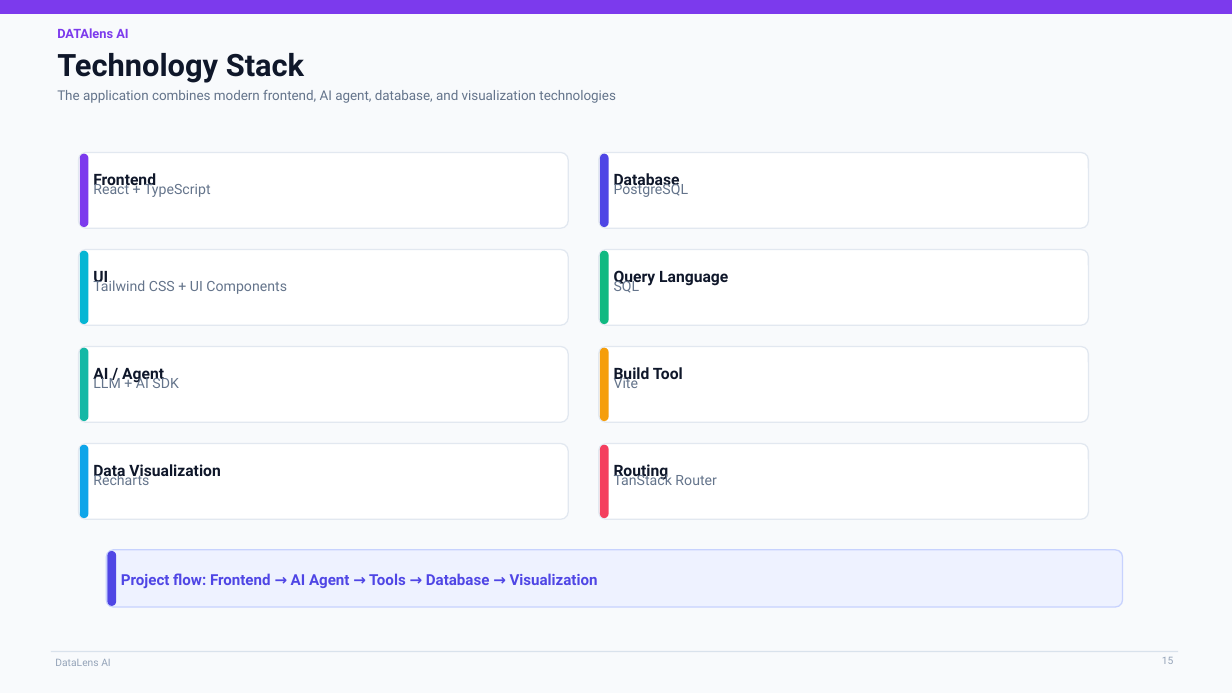
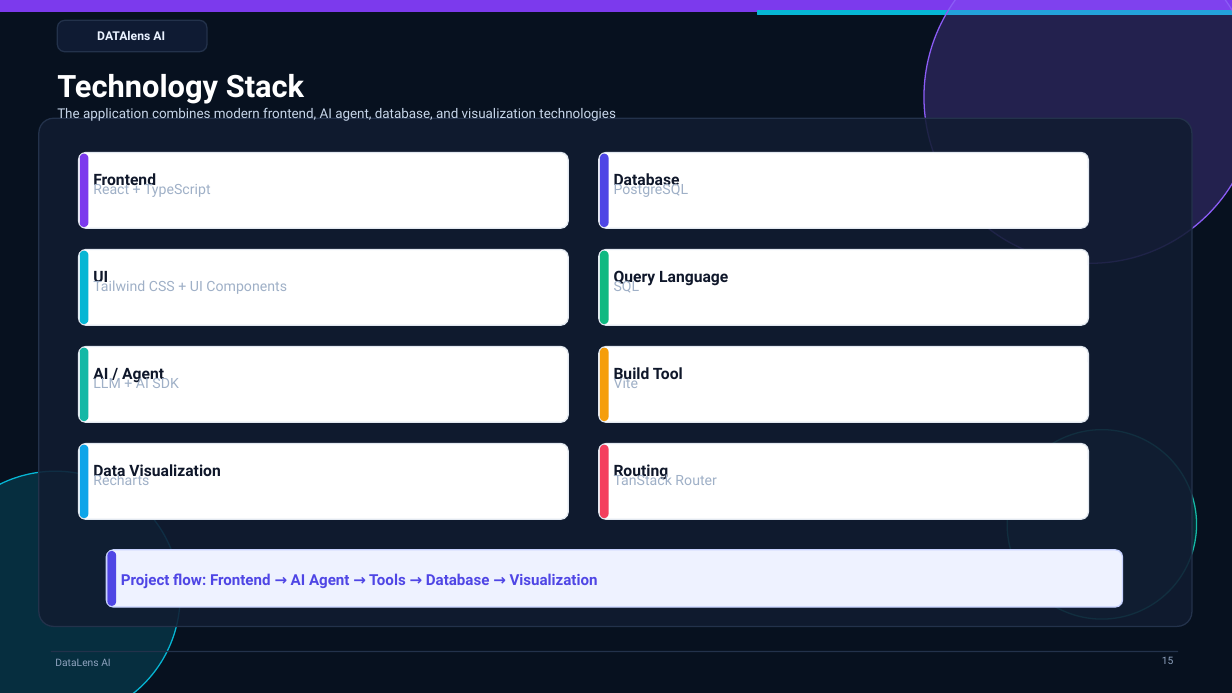
Before and after one commit to sachin20072909/Arduino-learning-journey.., a slide deck: slide 15 of docs/DataLens_AI_Professional_Presentation.pptx. Drawn at 1232x693 pixels with LibreOffice and Linux fonts; fonts in the diff are those of the drawing. Boxes give left, top, right and bottom in pixels: in the first picture for what was removed or moved away, otherwise in the second. Text is boxed around its words. In the diff, an @@ line names an element or a change of style, - is before the commit and + after.

Commit message:
Refresh DataLens presentation theme

```diff
--- a/docs/DataLens_AI_Professional_Presentation.pptx
+++ b/docs/DataLens_AI_Professional_Presentation.pptx
@@ background #F8FAFC to #07111F @@
@@ rounded rectangle added at (57, 20, 207, 52), fill #0F1B33, outline #23324B 1 pt @@
@@ rectangle added at (758, 11, 1232, 15), fill #06B6D4, outline #06B6D4 1 pt @@
@@ ellipse added at (924, 0, 1232, 263), fill #8B5CF6 at 22% opacity, outline #8B5CF6 1 pt @@
@@ text "DATAlens AI": place and size @@
-text "DATAlens AI" at (57, 28, 128, 38)
+text "DATAlens AI" at (97, 31, 165, 40)
@@ text "DATAlens AI" at (97, 31, 165, 40): size 10 to 9.5 pt, text colour #7C3AED to #EAF2FF; alignment left to centre @@
@@ text "Technology Stack": place and size @@
-text "Technology Stack" at (57, 53, 304, 83)
+text "Technology Stack" at (57, 74, 304, 104)
@@ text "Technology Stack" at (57, 74, 304, 104): text colour #0F172A to #FFFFFF @@
@@ rounded rectangle added at (39, 118, 1192, 627), fill #111C31 at 88% opacity, outline #23324B 1 pt @@
@@ text "The application combines modern frontend, ...": place and size @@
-text "The application combines modern frontend, ..." at (57, 90, 616, 103)
+text "The application combines modern frontend, ..." at (57, 108, 616, 121)
@@ text "The application combines modern frontend, ..." at (57, 108, 616, 121): text colour #64748B to #C7D6EA @@
@@ ellipse added at (1007, 430, 1197, 619), fill #14B8A6 at 16% opacity, outline #14B8A6 1 pt @@
@@ ellipse added at (0, 471, 180, 693), fill #06B6D4 at 18% opacity, outline #06B6D4 1 pt @@
@@ text colour #64748B to #9FB0C7 in 8 elements at (93, 180, 211, 197), (93, 278, 287, 294), (93, 375, 179, 388), (93, 472, 149, 485), (614, 180, 689, 197), (614, 278, 640, 293), (614, 375, 639, 388), (614, 472, 716, 485) @@
@@ line (51, 652) - (1178, 652): stroke #D9E2EC 1 pt to #23324B 1 pt @@
@@ text "DataLens AI" at (55, 659, 110, 666): text colour #94A3B8 to #8FA3BF @@
@@ text "15" at (1162, 656, 1174, 664): text colour #94A3B8 to #8FA3BF @@
```
Also in this commit, not shown: 15 other slides changed, 1 other file.
